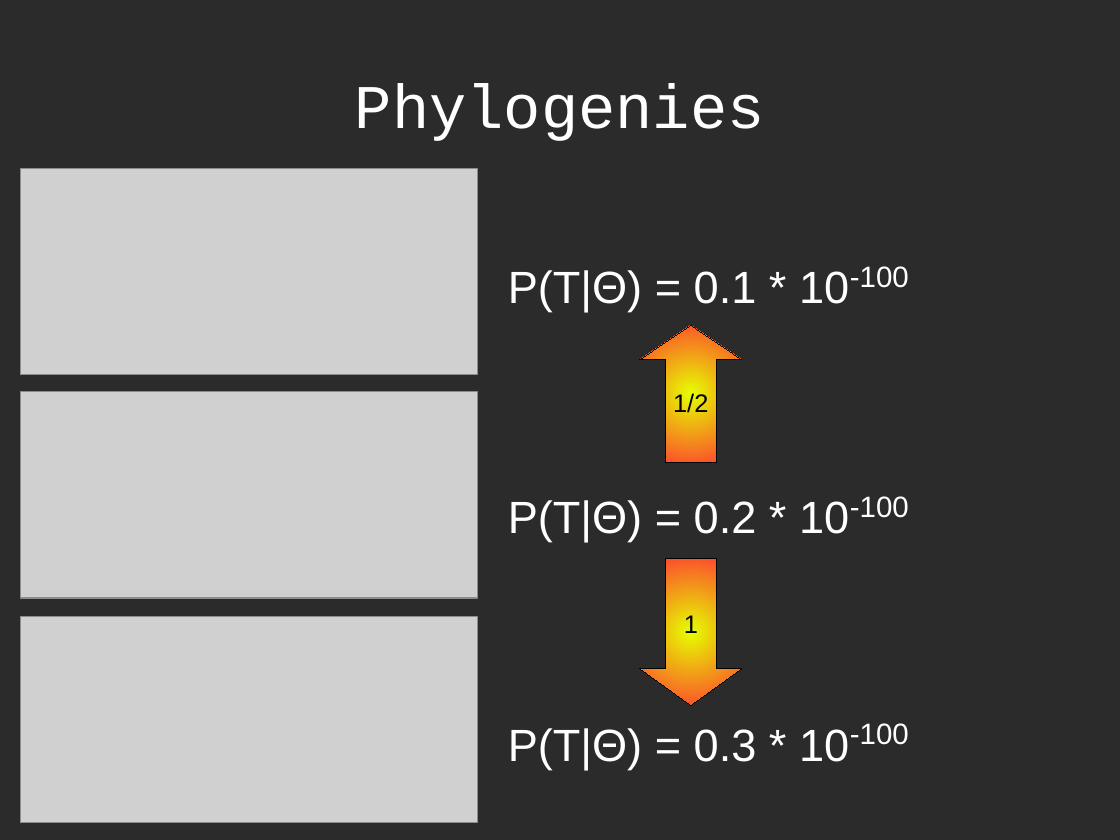
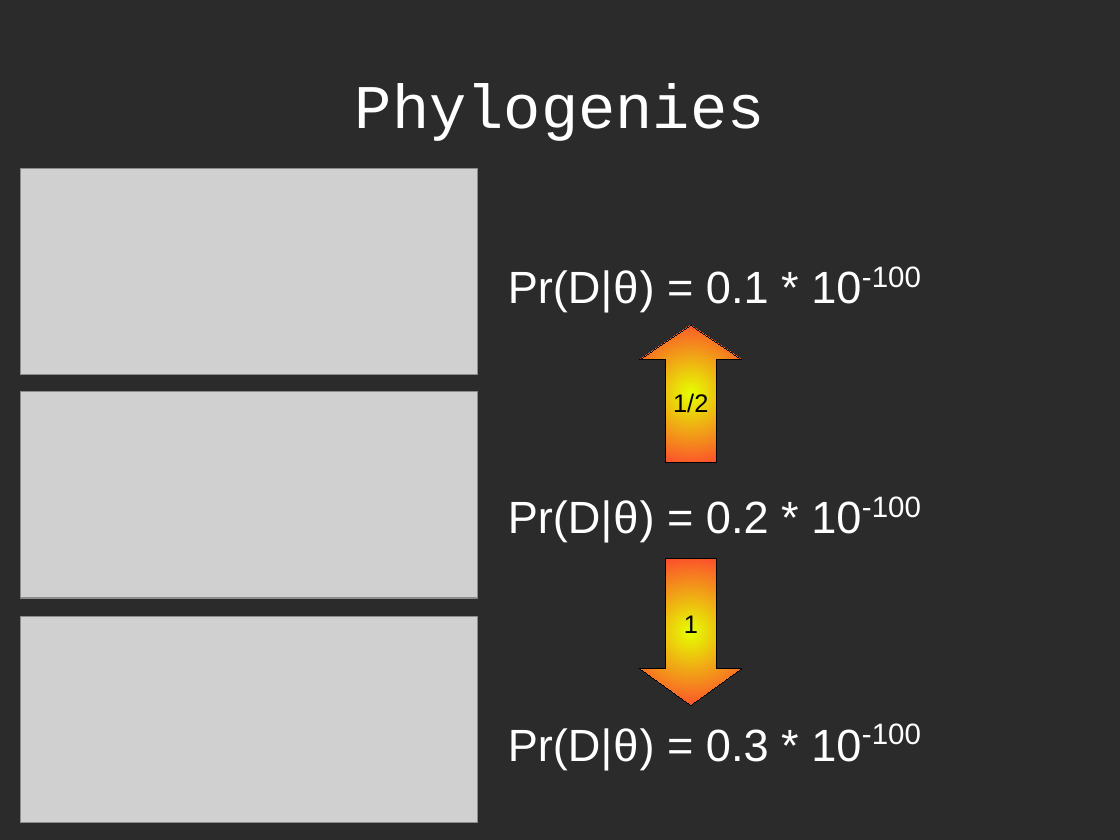
Before and after one commit to richelbilderbeek/Science, a slide deck: slide 16 of Bilderbeek2016Beast/Beast2.odp (slide 10 before the commit). Drawn at 1120x840 pixels with LibreOffice and Linux fonts; fonts in the diff are those of the drawing; grey boxes stand for pictures; background and template pictures are left out; a plain dark background stands for a picture behind light text. Boxes give left, top, right and bottom in pixels: in the first picture for what was removed or moved away, otherwise in the second. Text is boxed around its words. In the diff, an @@ line names an element or a change of style, - is before the commit and + after.

```diff
--- a/Bilderbeek2016Beast/Beast2.odp
+++ b/Bilderbeek2016Beast/Beast2.odp
@@ text at bbox=[508, 266, 921, 312]: text changed @@
-P(T|Θ) = 0.1 * 10-100
+Pr(D|θ) = 0.1 * 10-100
@@ text at bbox=[508, 496, 921, 542]: text changed @@
-P(T|Θ) = 0.2 * 10-100
+Pr(D|θ) = 0.2 * 10-100
@@ text at bbox=[508, 723, 921, 769]: text changed @@
-P(T|Θ) = 0.3 * 10-100
+Pr(D|θ) = 0.3 * 10-100
```
Also in this commit, not shown: 1 other slide changed, 7 slides added, 6 other files.
